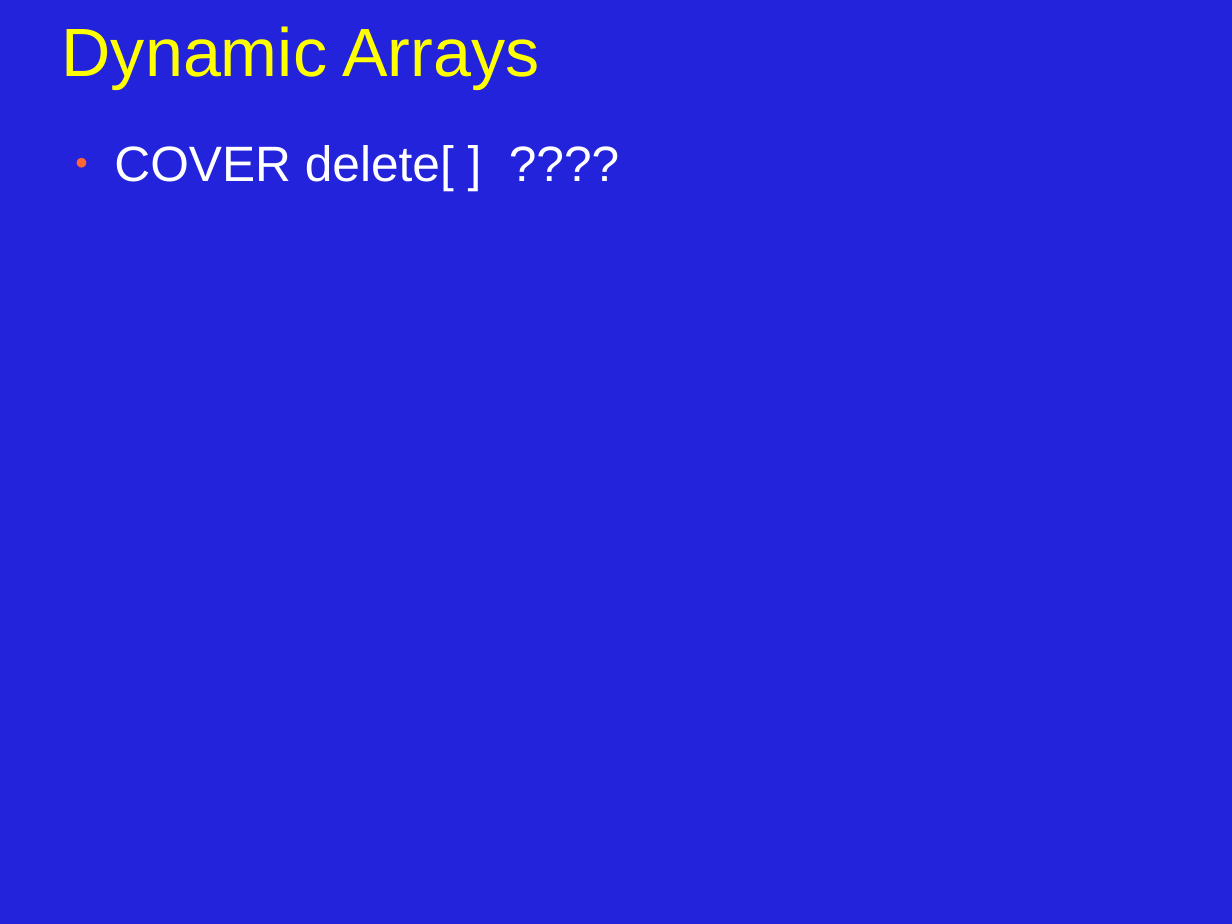
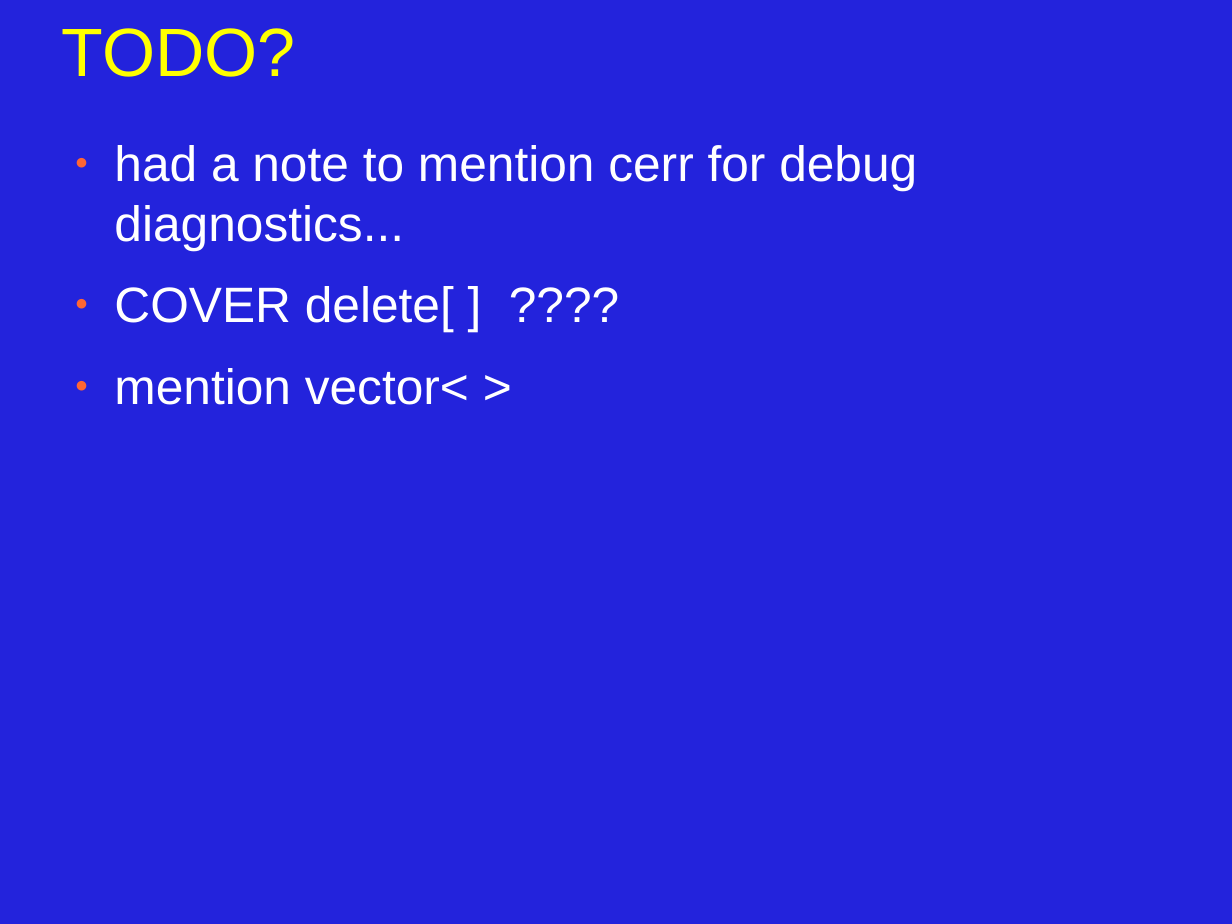
Before and after one commit to JonJagger/two-day-courses, a slide deck: slide 26 of cppf/04_Objects_Classes_and_Lifetime.odp (slide 15 before the commit). Drawn at 1232x924 pixels with LibreOffice and Linux fonts; fonts in the diff are those of the drawing. Boxes give left, top, right and bottom in pixels: in the first picture for what was removed or moved away, otherwise in the second. Text is boxed around its words. In the diff, an @@ line names an element or a change of style, - is before the commit and + after.

```diff
--- a/cppf/04_Objects_Classes_and_Lifetime.odp
+++ b/cppf/04_Objects_Classes_and_Lifetime.odp
@@ title at box(62, 28, 296, 77): text changed @@
-Dynamic Arrays
+TODO?
@@ text at box(114, 145, 917, 250): paragraph added @@
+● had a note to mention cerr for debug diagnostics...
@@ text at box(114, 368, 469, 405): paragraph added @@
+● mention vector< >
```
Also in this commit, not shown: 6 other slides changed, 7 slides added, 5 slides removed, 1 other file.
